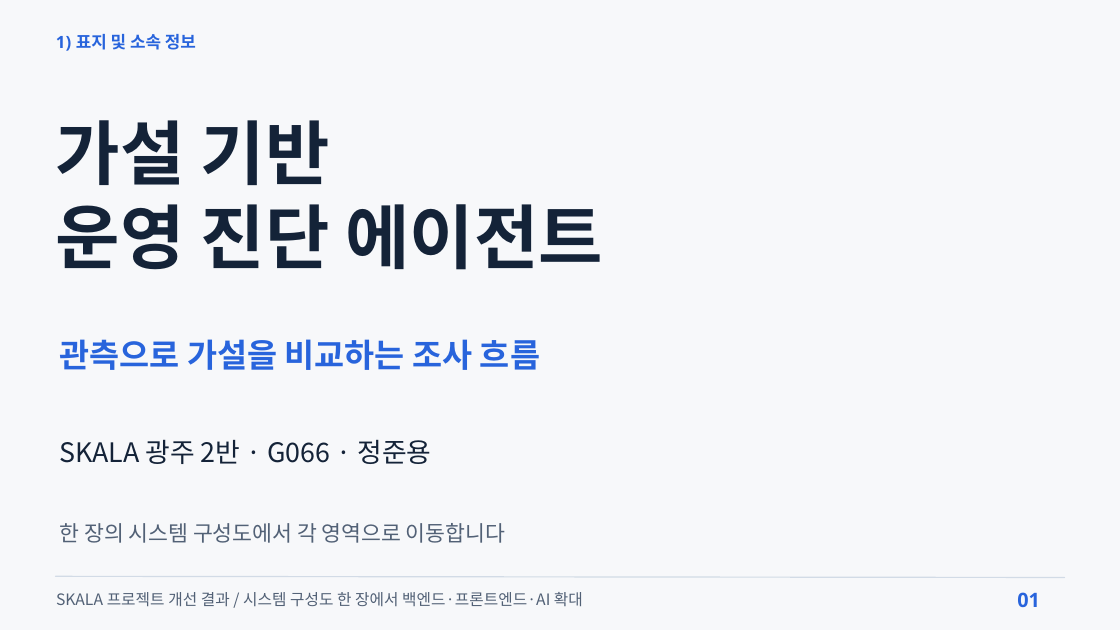
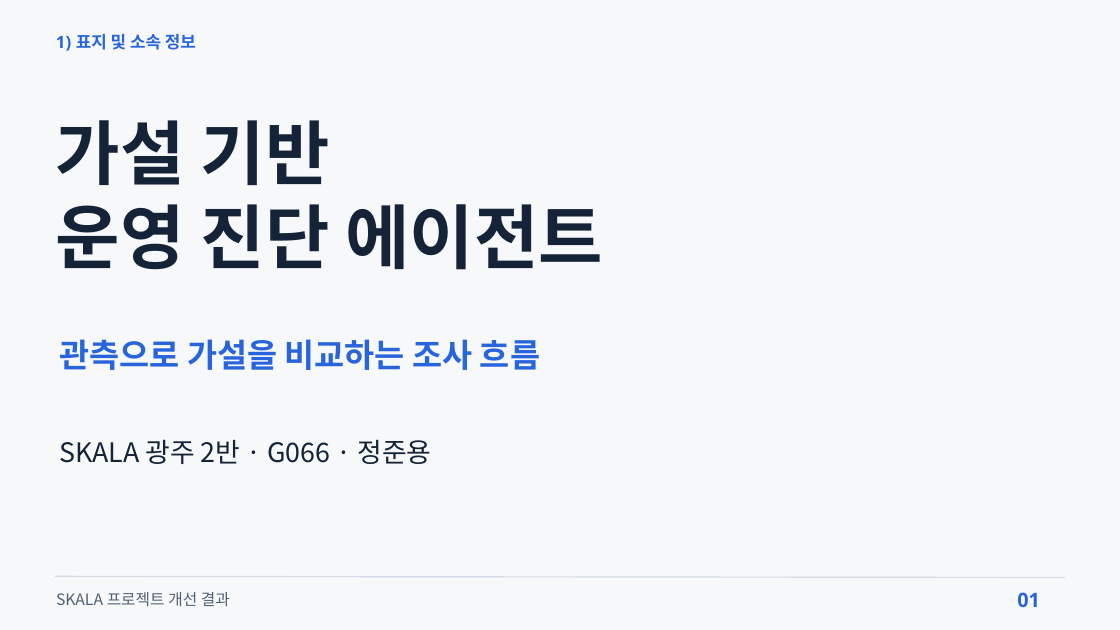
Before and after one commit to beshurl/skala-ai-mini-project, a slide deck: slide 1 of doc/presentation/운영진단_에이전트_5분발표.pptx. Drawn at 1120x630 pixels with LibreOffice and Linux fonts; fonts in the diff are those of the drawing. Boxes give left, top, right and bottom in pixels: in the first picture for what was removed or moved away, otherwise in the second. Text is boxed around its words. In the diff, an @@ line names an element or a change of style, - is before the commit and + after.

```diff
--- a/doc/presentation/운영진단_에이전트_5분발표.pptx
+++ b/doc/presentation/운영진단_에이전트_5분발표.pptx
@@ text removed at (60, 523, 505, 543) @@
-한 장의 시스템 구성도에서 각 영역으로 이동합니다
@@ text at (56, 592, 230, 606): text changed @@
-SKALA 프로젝트 개선 결과 / 시스템 구성도 한 장에서 백엔드·프론트엔드·AI 확대
+SKALA 프로젝트 개선 결과
```
Also in this commit, not shown: 4 other slides changed, 2 slides added, 3 slides removed, 6 other files.
